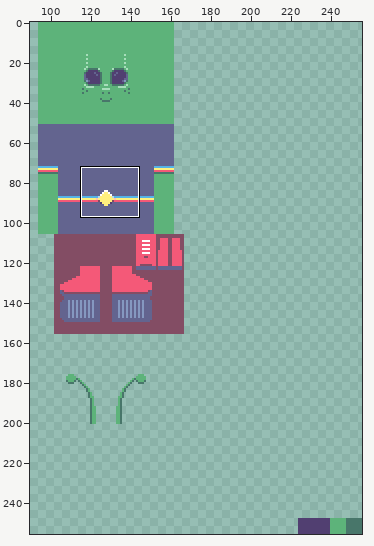
A pixel-art file gets an edit: characters/alien/materials/alien.aseprite. The picture above shows the old version from afar; the outline marks the close-up.
Close-up. Earlier state:
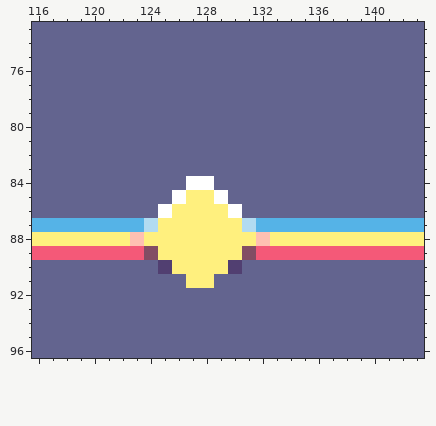
256x256 pixels, 1 frame. Shown: x 116..143, y 73..96. The wide view leaves out empty margins.
After the commit:
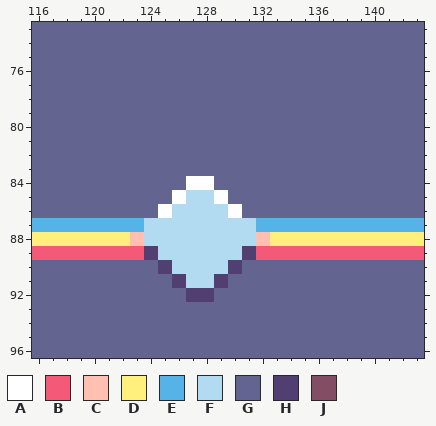
Palette (. is transparent): A #ffffff  B #f45978  C #ffc0b2  D #fff07e  E #55b3e7  F #b2dbf1  G #63648f  H #513f71  J #834d64
Difference:
{"where": "layer \"albedo\""}
{"y":85,"x":127,"old":"DD","new":"FF"}
{"y":86,"x":126,"old":"DDDD","new":"FFFF"}
{"y":87,"x":125,"old":"DDDDDD","new":"FFFFFF"}
{"y":88,"x":124,"old":"DDDDDDDD","new":"FFFFFFFF"}
{"y":89,"x":124,"old":"JDDDDDDJ","new":"HFFFFFFH"}
{"y":90,"x":126,"old":"DDDD","new":"FFFF"}
{"y":91,"x":126,"old":"GDDG","new":"HFFH"}
{"y":92,"x":127,"old":"GG","new":"HH"}
